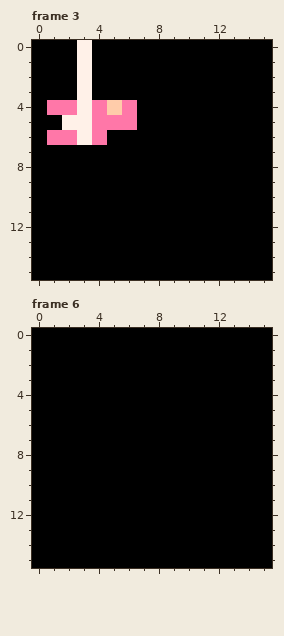
File history of a pixel-art file, ld53.ase. That is the earlier state.
16x16 pixels, 65 frames. Shown: frame 3, frame 6.
New version:
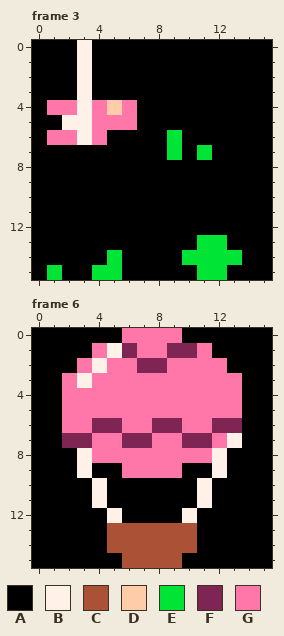
Palette (. is transparent): A #000000  B #fff1e8  C #ab5236  D #ffccaa  E #00e436  F #7e2553  G #ff77a8
Diff:
--- frame 3, layer "Background"
@@ x 7..13 @@
  5 AAAAAAA
- 6 AAAAAAA
- 7 AAAAAAA
+ 6 AAEAAAA
+ 7 AAEAEAA
  8 AAAAAAA
@@ x 0..15 @@
 12 AAAAAAAAAAAAAAAA
-13 AAAAAAAAAAAAAAAA
-14 AAAAAAAAAAAAAAAA
-15 AAAAAAAAAAAAAAAA
+13 AAAAAAAAAAAEEAAA
+14 AAAAAEAAAAEEEEAA
+15 AEAAEEAAAAAEEAAA
--- frame 6, layer "Layer 1"
@@ x 0..15 @@
- 0 AAAAAAAAAAAAAAAA
- 1 AAAAAAAAAAAAAAAA
- 2 AAAAAAAAAAAAAAAA
- 3 AAAAAAAAAAAAAAAA
- 4 AAAAAAAAAAAAAAAA
- 5 AAAAAAAAAAAAAAAA
- 6 AAAAAAAAAAAAAAAA
- 7 AAAAAAAAAAAAAAAA
- 8 AAAAAAAAAAAAAAAA
- 9 AAAAAAAAAAAAAAAA
-10 AAAAAAAAAAAAAAAA
-11 AAAAAAAAAAAAAAAA
-12 AAAAAAAAAAAAAAAA
-13 AAAAAAAAAAAAAAAA
-14 AAAAAAAAAAAAAAAA
-15 AAAAAAAAAAAAAAAA
+ 0 AAAAAAGGGGAAAAAA
+ 1 AAAAGBFGGFFGAAAA
+ 2 AAAGBGGFFGGGGAAA
+ 3 AAGBGGGGGGGGGGAA
+ 4 AAGGGGGGGGGGGGAA
+ 5 AAGGGGGGGGGGGGAA
+ 6 AAGGFFGGFFGGFFAA
+ 7 AAFFGGFFGGFFGBAA
+ 8 AAABGGGGGGGGBAAA
+ 9 AAABAAGGGGAABAAA
+10 AAAABAAAAAABAAAA
+11 AAAABAAAAAABAAAA
+12 AAAAABAAAABAAAAA
+13 AAAAACCCCCCAAAAA
+14 AAAAACCCCCCAAAAA
+15 AAAAAACCCCAAAAAA
Pixel boxes of the changes (left, top, right, bottom) in both pictures:
changed: (167, 130, 212, 160)
changed: (182, 235, 242, 280)
changed: (47, 250, 122, 280)
changed: (62, 328, 242, 568)
